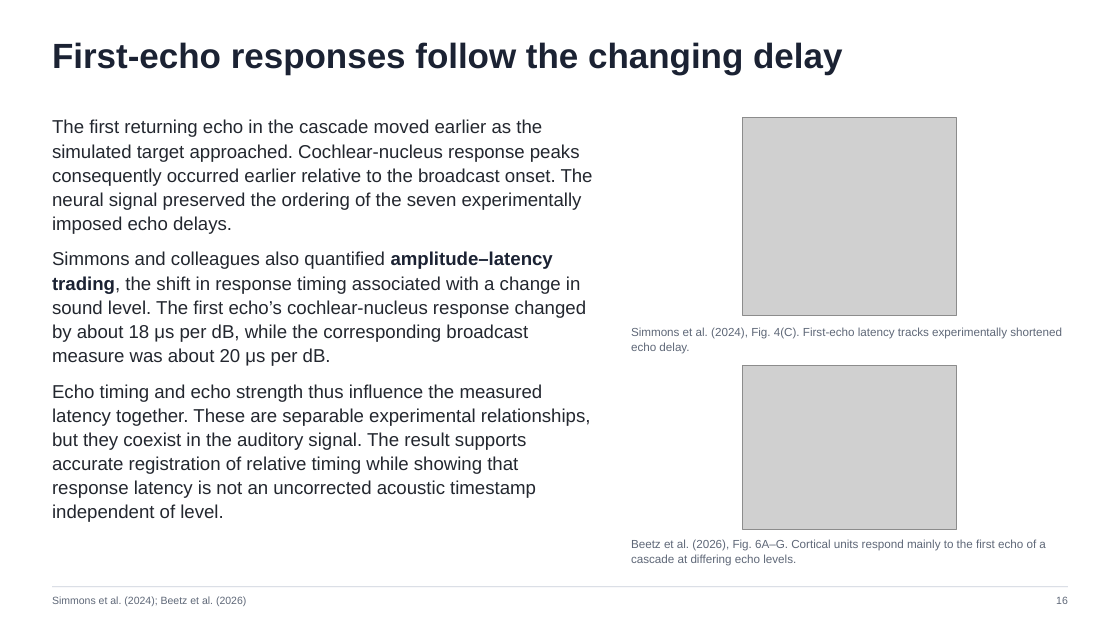
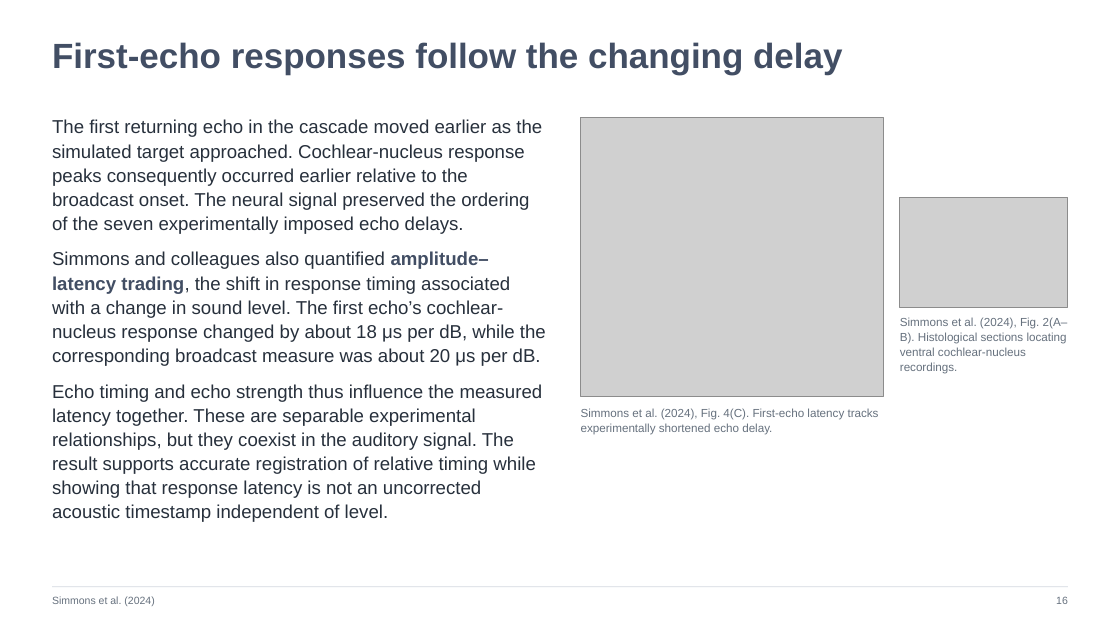
Before and after one commit to jordanxxlopez/NEUROETHOLOGY, a slide deck: slide 16 of lectures/L17/Neuroethology_Lecture17_FA2026.pptx. Drawn at 1120x630 pixels with LibreOffice and Linux fonts; fonts in the diff are those of the drawing; grey boxes stand for pictures. Boxes give left, top, right and bottom in pixels: in the first picture for what was removed or moved away, otherwise in the second. Text is boxed around its words. In the diff, an @@ line names an element or a change of style, - is before the commit and + after.

Commit message:
Rebuild Lecture 17 with 44 article figure slides and two-column layout

```diff
--- a/lectures/L17/Neuroethology_Lecture17_FA2026.pptx
+++ b/lectures/L17/Neuroethology_Lecture17_FA2026.pptx
@@ text "First-echo responses follow the changing ..." at <box>52,42,842,75</box>: text colour #1B2233 to #424E64 @@
@@ text "The first returning echo in ..." at <box>52,119,546,522</box>: text colour #23272F to #27303C; text colour #1B2233 to #424E64 in "amplitude–latency trading," @@
@@ picture: place and size @@
-picture at <box>743,118,957,315</box>
+picture at <box>581,118,883,397</box>
@@ picture added at <box>900,197,1068,307</box> @@
@@ text at <box>900,317,1068,356</box>: text changed; text colour #5F6878 to #66717E @@
-Beetz et al. (2026), Fig. 6A–G. Cortical units respond mainly to the first echo of a cascade at differing echo levels.
+Simmons et al. (2024), Fig. 2(A–B). Histological sections locating ventral cochlear-nucleus recordings.
@@ picture removed at <box>743,365,956,529</box> @@
@@ text "Simmons et al. (2024), Fig. ...": place and size @@
-text "Simmons et al. (2024), Fig. ..." at <box>631,327,1062,354</box>
+text "Simmons et al. (2024), Fig. ..." at <box>581,408,879,435</box>
@@ text "Simmons et al. (2024), Fig. ..." at <box>581,408,879,435</box>: text colour #5F6878 to #66717E @@
@@ text at <box>52,596,154,606</box>: text changed; text colour #5F6878 to #66717E @@
-Simmons et al. (2024); Beetz et al. (2026)
+Simmons et al. (2024)
```
Also in this commit, not shown: 45 other slides changed, 13 other files.
